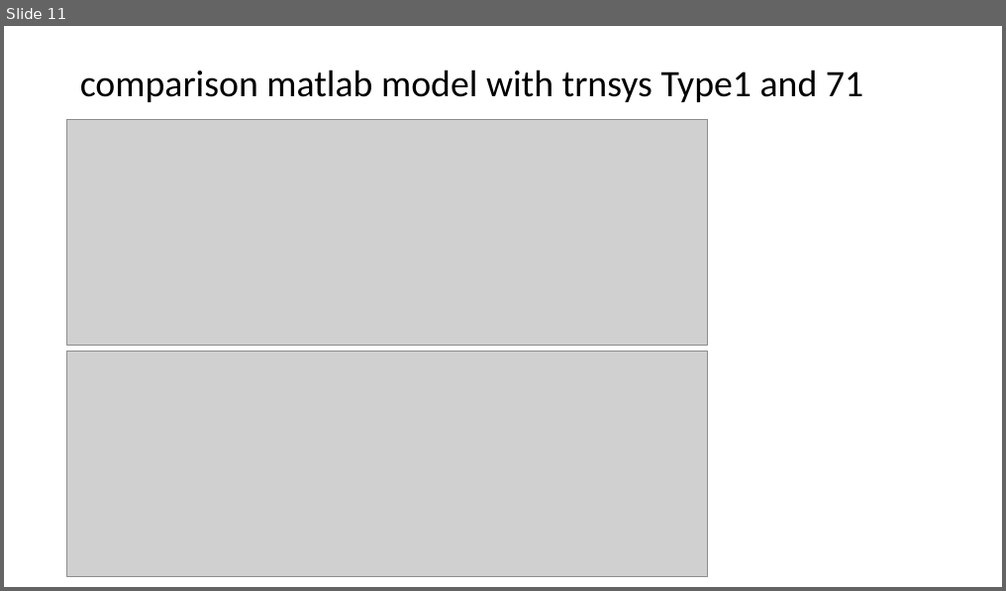
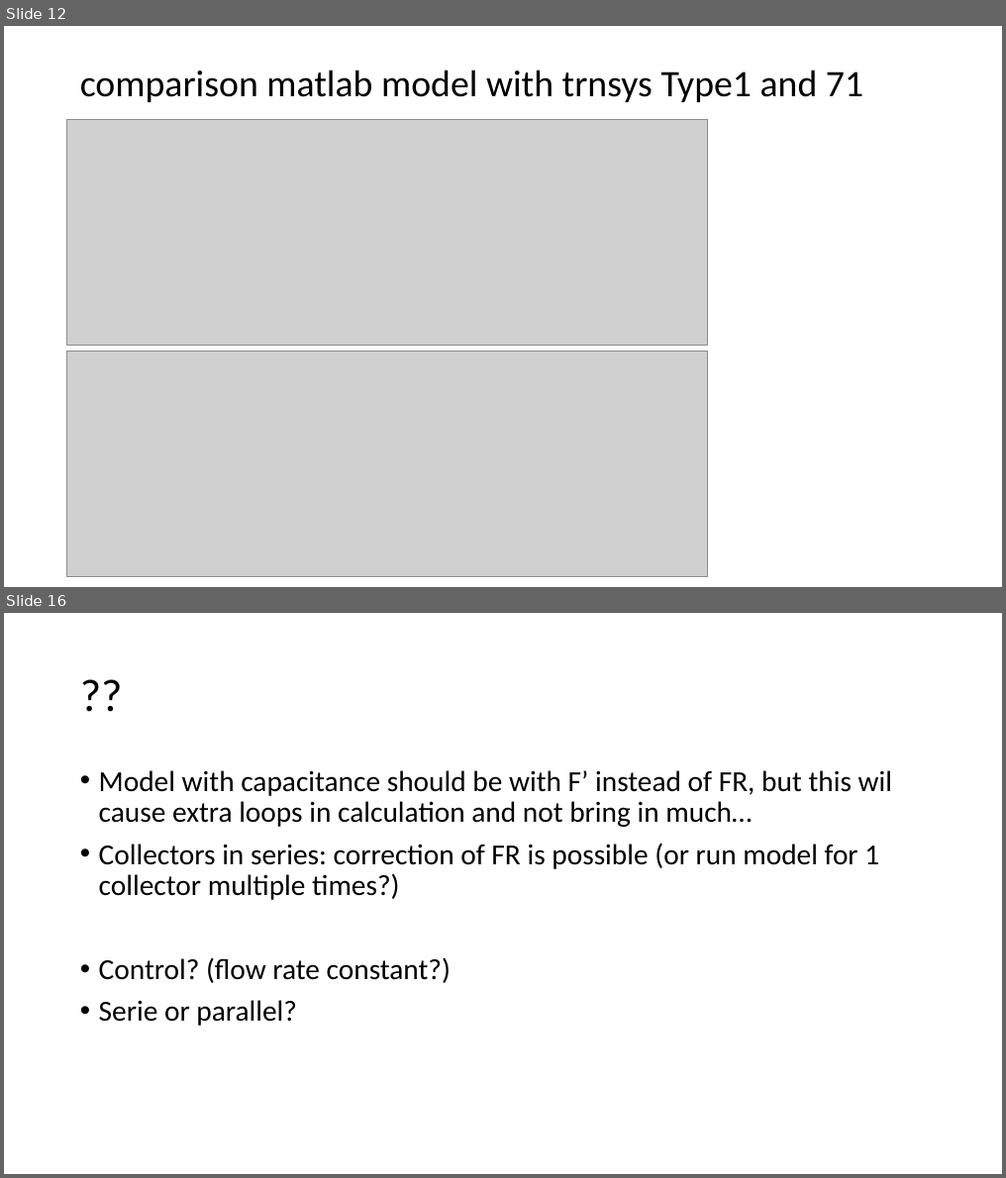
Before and after one commit to MargotDePauw/TETRA-warmtenetten, a slide deck: model zonnecollector/achtergrond/Solar collector.pptx. Shown one above the other, each under a label of ours: slide 11 before the commit, slides 12 and 16 after it; the slides between them are not shown. The pictures are 1006x591 and 1006x1178 pixels, drawn with LibreOffice and Linux fonts; fonts in the diff are those of the drawing; grey boxes stand for pictures. Boxes give left, top, right and bottom in pixels: in the first picture for what was removed or moved away, otherwise in the second. Text is boxed around its words. In the diff, an @@ line names an element or a change of style, - is before the commit and + after.

```diff
--- a/model zonnecollector/achtergrond/Solar collector.pptx
+++ b/model zonnecollector/achtergrond/Solar collector.pptx
@@ slide 16 added at bbox=[4, 613, 1002, 1174], background #FFFFFF @@
@@ title added at bbox=[73, 643, 934, 752], 44 pt, text #000000 @@
+??
@@ text added at bbox=[99, 770, 892, 1026], 28 pt, text #000000 @@
+• Model with capacitance should be with F’ instead of FR, but this wil cause extra loops in calculation and not bring in much…
+• Collectors in series: correction of FR is possible (or run model for 1 collector multiple times?)
+• Control? (flow rate constant?)
+• Serie or parallel?
@@ what was slide 11 is now slide 12 @@
```
Also in this commit, not shown: 2 slides changed, 5 other slides added, 1 slide removed, 2 other files.
